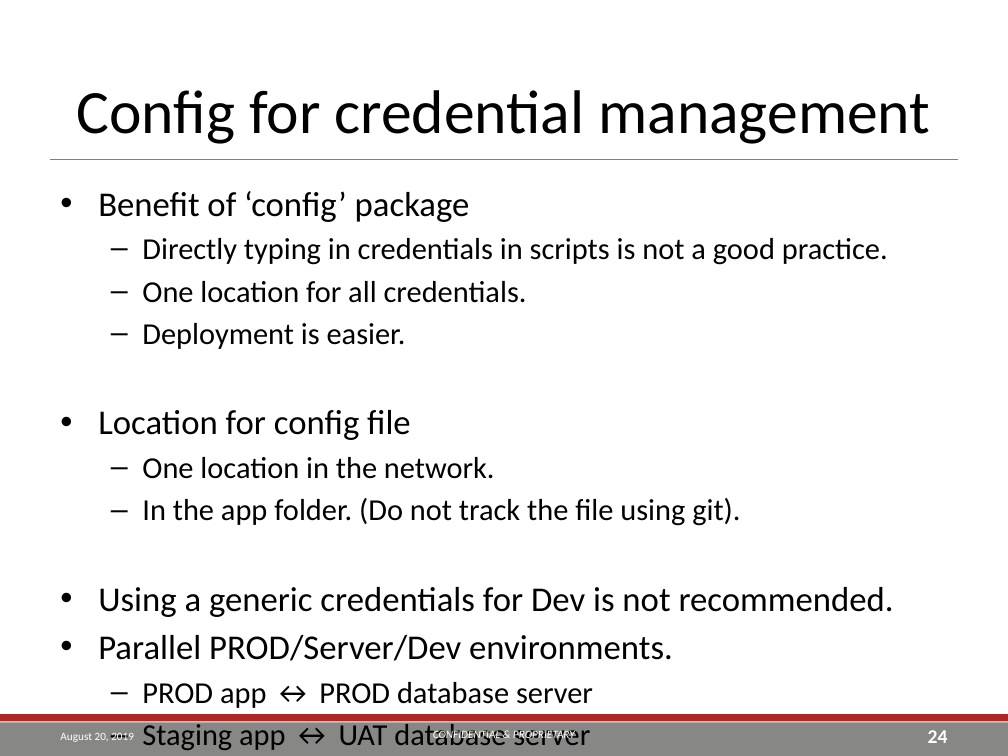
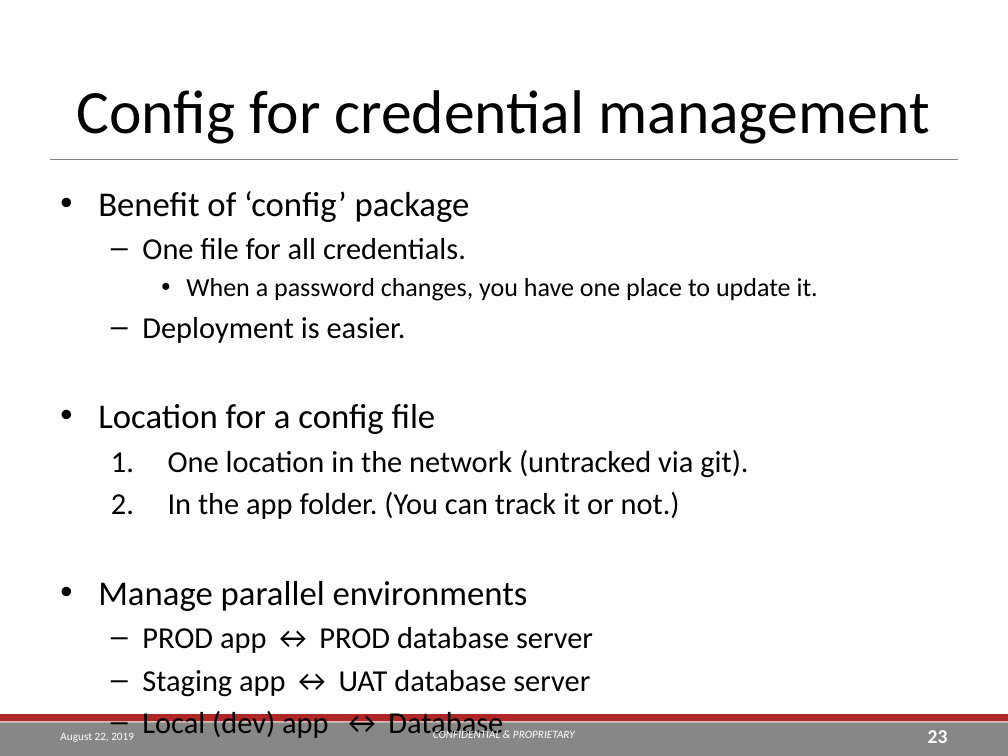
Before and after one commit to TEA-Analytics/ShinyWorkshop, a slide deck: slide 23 of Day 2.pptx (slide 24 before the commit). Drawn at 1008x756 pixels with LibreOffice and Linux fonts; fonts in the diff are those of the drawing; background and template pictures are left out. Boxes give left, top, right and bottom in pixels: in the first picture for what was removed or moved away, otherwise in the second. Text is boxed around its words. In the diff, an @@ line names an element or a change of style, - is before the commit and + after.

```diff
--- a/Day 2.pptx
+++ b/Day 2.pptx
@@ text at [98,191,818,697]: paragraph added @@
+  – Local (dev) app ↔ Database
@@ text at [142,238,818,301]: text changed; size 21.7 to 18.6 pt @@
-  – Directly typing in credentials in scripts is not a good practice.
-  – One location for all credentials.
+  – One file for all credentials.
+    • When a password changes, you have one place to update it.
@@ text at [98,404,748,611]: text changed; size 24.8 to 21.7 pt @@
-• Location for config file
-  – One location in the network.
-  – In the app folder. (Do not track the file using git).
-• Using a generic credentials for Dev is not recommended.
-• Parallel PROD/Server/Dev environments.
+• Location for a config file
+  1. One location in the network (untracked via git).
+  2. In the app folder. (You can track it or not.)
+• Manage parallel environments
@@ text at [60,733,134,742]: text changed @@
-August 20, 2019
+August 22, 2019
@@ page number at [928,730,948,743]: text changed @@
-24
+23
```
Also in this commit, not shown: 49 other slides changed, 2 other files.
